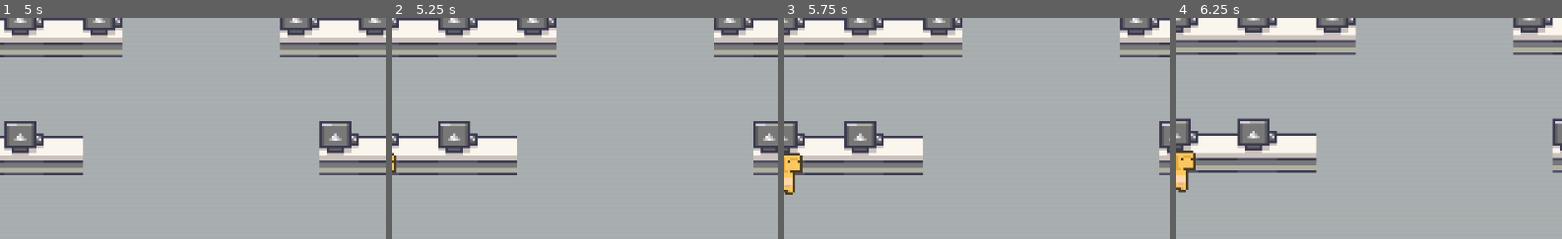
Above: before the commit, frames 1-4 (left to right).
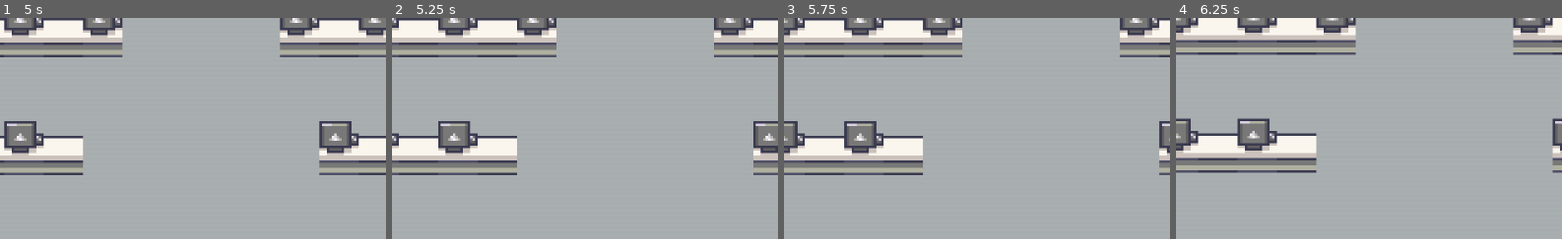
Above: after the commit, the same moments.

Repository: Raikosuu/Full-Tech-Panic_Public
Game: Godot game, scene res://scenes/main_menu.tscn
Two runs of this game, one before a commit and one after it. Both use one fixed random seed, a clock stepped at 60 frames per second and the inputs below.
Inputs (mouse positions are % of the whole screen's width and height, from its top left):
- Up to frame 1 (5 s): click "Play" at 0.5 s; move the mouse to (73, 45) at 1.27 s; hold D (move_right) 1.28-2 s; click (73, 45) at 1.42 s; drag from (31, 55) to (8, 37) at 2.02 s; move the mouse to (61, 28) at 2.77 s; hold D (move_right) 2.78-3.5 s; drag from (46, 70) to (31, 37) at 3.52 s; move the mouse to (82, 65) at 4.27 s; hold A (move_left) from 4.28 s (still down)
- Up to frame 2 (5.25 s): release A (move_left) at 5 s; drag from (20, 35) to (69, 37) at 5.02 s
- Up to frame 3 (5.75 s): no input
- Up to frame 4 (6.25 s): move the mouse to (56, 50) at 5.77 s; hold S (move_down) from 5.78 s (still down); click (56, 50) at 5.92 s
The pictures show only the part of the screen within x 0-50%, y 50-100%; the shares and areas given below are measured in that part.

Frame 1 is identical in both runs. In frame 2, 0.1% of the frame differs, in the area x 0-2%, y 60-71%; in frame 3, 0.7%; in frame 4, 0.8%, in the area x 0-6%, y 60-80%.

Commit message:
adjusted game view
debug the game view

Diff:
--- a/scenes/game_scene.tscn
+++ b/scenes/game_scene.tscn
@@ -2539,10 +2539,12 @@
 [node name="game_scene" type="Node2D"]
 
 [node name="ground" type="TileMapLayer" parent="."]
+position = Vector2(645, 356)
 tile_map_data = PackedByteArray("AAD3////AgAMAAwAAAD4////AgAMAAwAAAD5////AgAMAAwAAAD6////AgAMAAwAAAD7////AgAMAAwAAAD8// …(4720 unchanged characters)…
 tile_set = SubResource("TileSet_kk2rg")
 
 [node name="comp_table" type="TileMapLayer" parent="."]
+position = Vector2(645, 356)
 tile_map_data = PackedByteArray("AAD///j/AAAAAA4AAAD///n/AAAAAA8AAAAAAPj/AAABAA4AAAAAAPn/AAABAA8AAAACAP3/AAADAAkAAAADAP …(688 unchanged characters)…
 tile_set = SubResource("TileSet_bw6k5")
 
@@ -2552,7 +2554,7 @@
 tile_set = SubResource("TileSet_y3j0m")
 
 [node name="player" parent="." instance=ExtResource("1_w5aja")]
-position = Vector2(0, -1)
+position = Vector2(645, 355)
 motion_mode = 1
 movement_speed = 120.0
 
@@ -2562,12 +2564,14 @@
 position_smoothing_enabled = true
 
 [node name="npc_handler" type="Node2D" parent="."]
+position = Vector2(645, 356)
 
 [node name="NavigationRegion2D" type="NavigationRegion2D" parent="."]
 visible = false
 navigation_polygon = SubResource("NavigationPolygon_y3j0m")
 
 [node name="comp_seats" type="Node2D" parent="."]
+position = Vector2(645, 356)
 
 [node name="seats" parent="comp_seats" groups=["computer_seats"] instance=ExtResource("5_rurhu")]
 position = Vector2(-138, -24)
@@ -2636,4 +2640,4 @@
 position = Vector2(120, 72)
 
 [node name="npc_spawn" parent="." instance=ExtResource("6_rurhu")]
-position = Vector2(-117, 103)
+position = Vector2(528, 459)
--- a/scenes/minigame1.tscn
+++ b/scenes/minigame1.tscn
@@ -8,16 +8,17 @@
 [node name="Minigame1" type="Node2D"]
 
 [node name="RAM_Module" parent="." instance=ExtResource("1_hyuno")]
-position = Vector2(0, -36)
+position = Vector2(558, 269)
 
 [node name="Camera2D" type="Camera2D" parent="."]
+position = Vector2(558, 305)
 zoom = Vector2(7, 7)
 
 [node name="Mother Board" type="ColorRect" parent="."]
-offset_left = -89.0
-offset_top = 43.0
-offset_right = 89.0
-offset_bottom = 86.0
+offset_left = 469.0
+offset_top = 348.0
+offset_right = 647.0
+offset_bottom = 391.0
 color = Color(3.4172833e-06, 0.7733686, 0.27711436, 1)
 
 [node name="StaticBody2D" type="StaticBody2D" parent="Mother Board"]
